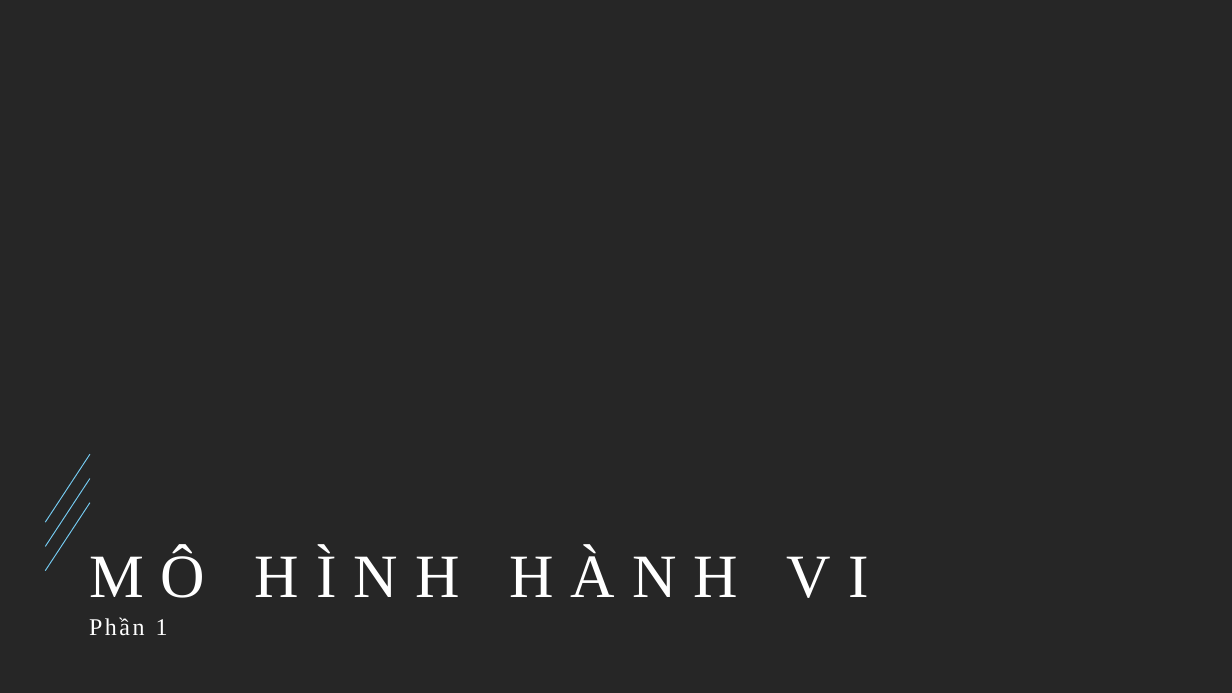
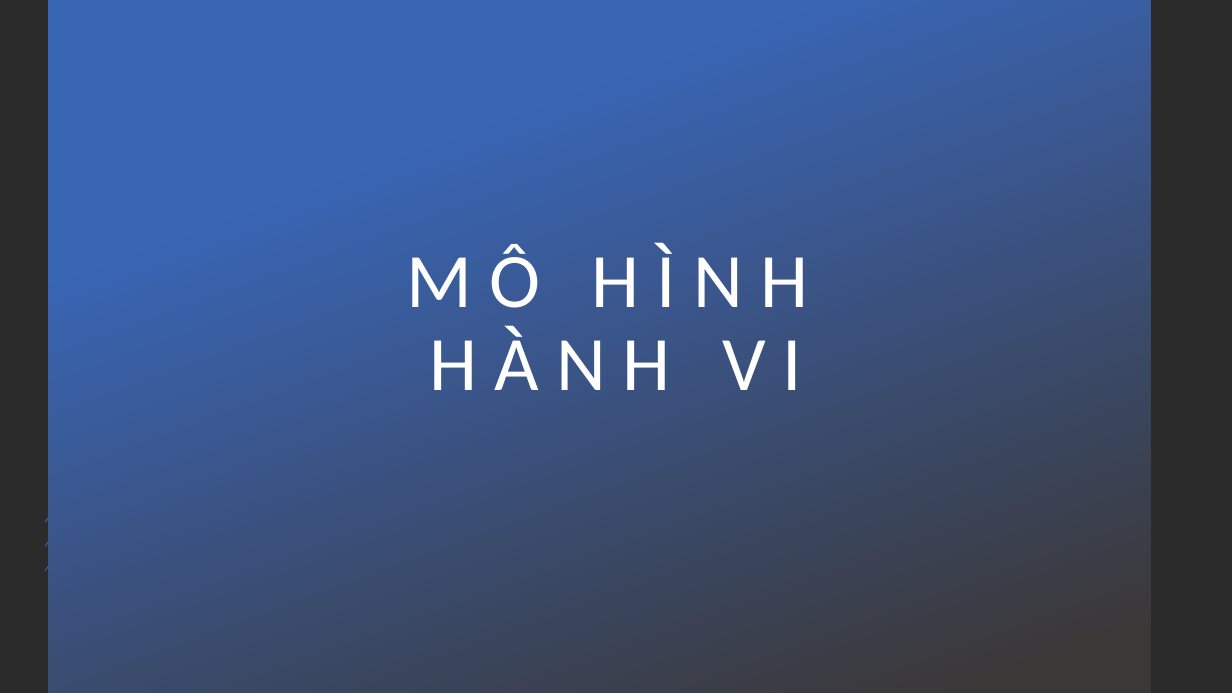
Before and after one commit to damminhtien/news-management-system-analysis-design, a slide deck: slide 1 of [PTTKHT]_[NhomBKFS]_[97593]/MÔ HÌNH HÀNH VI.pptx. Drawn at 1232x693 pixels with LibreOffice and Linux fonts; fonts in the diff are those of the drawing; background and template pictures are left out; a plain dark background stands for a picture behind light text. Boxes give left, top, right and bottom in pixels: in the first picture for what was removed or moved away, otherwise in the second. Text is boxed around its words. In the diff, an @@ line names an element or a change of style, - is before the commit and + after.

```diff
--- a/[PTTKHT]_[NhomBKFS]_[97593]/MÔ HÌNH HÀNH VI.pptx
+++ b/[PTTKHT]_[NhomBKFS]_[97593]/MÔ HÌNH HÀNH VI.pptx
@@ background #262626 to picture (left out) @@
@@ rectangle added at (48, 0, 1151, 693), fill gradient #3965B5 to #3B3838 @@
@@ title "MÔ HÌNH HÀNH VI": place and size @@
-title "MÔ HÌNH HÀNH VI" at (89, 549, 869, 598)
+title "MÔ HÌNH HÀNH VI" at (407, 243, 808, 390)
@@ title "MÔ HÌNH HÀNH VI" at (407, 243, 808, 390): size 48 to 60 pt, font Times New Roman to Calibri; alignment left to centre; line spacing 1 to 0.9 @@
@@ line (45, 522) - (90, 455): stroke #75CCF3 0.75 pt to #4472C4 0.5 pt @@
@@ line (45, 546) - (90, 479): stroke #75CCF3 0.75 pt to #4472C4 0.5 pt @@
@@ line (45, 571) - (90, 503): stroke #75CCF3 0.75 pt to #4472C4 0.5 pt @@
@@ text removed at (89, 617, 168, 635) @@
-Phần 1
```
Also in this commit, not shown: 1 slide removed, 26 other files.
